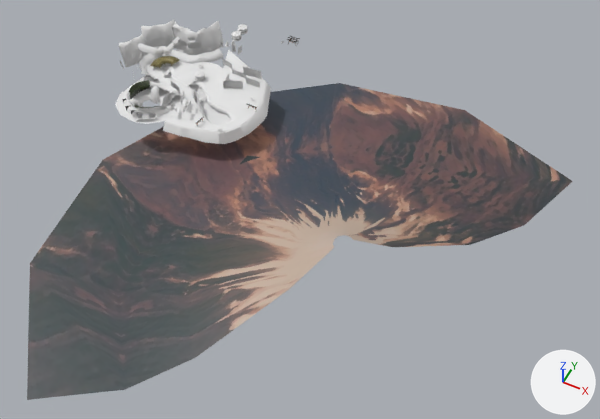
The Blender file media/trunk/tracks/zengarden/zenGarden.blend as it was, and as the next commit left it.
Camera for both pictures: a camera (50 mm lens) standing at (475.0, -780.0, 809.0) and looking at (148.0, -127.0, -8.0). Arrows for +X, +Y and +Z are at lower right; the lights stay in place. The first picture is the older version.
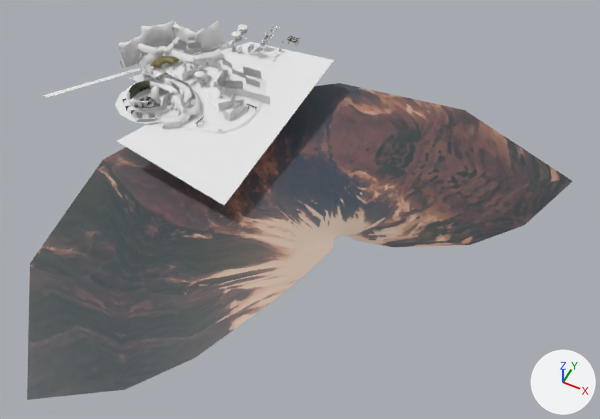
Location of each change, [x1, y1, x2, y2] in pixels of the pictures (600 x 419 px):
'Plane', shown: after [43, 37, 334, 205]
'Mesh.006', shown: after [154, 72, 200, 129]
'Mesh.097', shown: after [216, 79, 223, 87]
'Tree.001', shown: after [233, 101, 244, 109]
'Plane.002', shown: after [139, 97, 160, 107]
'Cube', shown: after [148, 97, 158, 106]
'Plane.024', shown: after [156, 99, 160, 105]
'Plane.019', shown: after [139, 100, 149, 103]
'Plane.020', shown: after [279, 46, 282, 51]
'Plane.022', shown: after [144, 94, 148, 99]

The change, as a diff of the scene's bpy script:
```diff
--- a/media/trunk/tracks/zengarden/zenGarden.blend.py
+++ b/media/trunk/tracks/zengarden/zenGarden.blend.py
@@ ob_mesh_006 @@
 ob_mesh_006.rotation_euler = (1.571, 0.0, 0.0)  # degrees (90, 0, 0)
-ob_mesh_006.hide_viewport = True
@@ ob_mesh_097 @@
 ob_mesh_097.scale = (1.19, 1.19, 1.19)
-ob_mesh_097.hide_set(True)  # its collection is switched off
@@ ob_tree_001 @@
 ob_tree_001.scale = (0.922, 0.922, 0.922)
-ob_tree_001.hide_set(True)  # its collection is switched off
@@ ob_mesh_104 @@
 ob_mesh_104.scale = (0.76, 0.76, 0.76)
-ob_mesh_104.hide_set(True)  # its collection is switched off
@@ ob_mesh_103 @@
 ob_mesh_103.scale = (0.76, 0.76, 0.76)
-ob_mesh_103.hide_set(True)  # its collection is switched off
@@ ob_mesh_100 @@
 ob_mesh_100.scale = (0.886, 0.886, 0.886)
-ob_mesh_100.hide_set(True)  # its collection is switched off
@@ ob_mesh_099 @@
 ob_mesh_099.scale = (1.34, 1.34, 1.34)
-ob_mesh_099.hide_set(True)  # its collection is switched off
@@ ob_mesh_094 @@
 ob_mesh_094.scale = (0.878, 0.878, 0.878)
-ob_mesh_094.hide_set(True)  # its collection is switched off
@@ ob_mesh_092 @@
 ob_mesh_092.rotation_euler = (1.571, 0.0, 1.4)  # degrees (90, 0, 80)
-ob_mesh_092.hide_set(True)  # its collection is switched off
@@ ob_mesh_090 @@
 ob_mesh_090.rotation_euler = (1.571, 0.0, 0.0)  # degrees (90, 0, 0)
-ob_mesh_090.hide_set(True)  # its collection is switched off
@@ ob_plane @@
 ob_plane.location = (0.0, 0.0, -2.0)
-ob_plane.hide_set(True)  # its collection is switched off
@@ ob_plane_028 @@
 ob_plane_028.scale = (0.891, 0.891, 0.891)
-ob_plane_028.hide_set(True)  # its collection is switched off
@@ ob_plane_027 @@
 ob_plane_027.scale = (0.73, 0.73, 0.73)
-ob_plane_027.hide_set(True)  # its collection is switched off
@@ ob_plane_026 @@
 ob_plane_026.scale = (0.803, 0.803, 0.803)
-ob_plane_026.hide_set(True)  # its collection is switched off
@@ ob_plane_025 @@
 ob_plane_025.scale = (0.661, 0.661, 0.661)
-ob_plane_025.hide_set(True)  # its collection is switched off
@@ ob_plane_024 @@
 ob_plane_024.scale = (0.789, 0.789, 0.789)
-ob_plane_024.hide_set(True)  # its collection is switched off
@@ ob_plane_023 @@
 ob_plane_023.scale = (0.6, 0.6, 0.6)
-ob_plane_023.hide_set(True)  # its collection is switched off
@@ ob_plane_021 @@
 ob_plane_021.scale = (0.6, 0.6, 0.6)
-ob_plane_021.hide_set(True)  # its collection is switched off
@@ ob_plane_020 @@
 ob_plane_020.scale = (0.789, 0.789, 0.789)
-ob_plane_020.hide_set(True)  # its collection is switched off
@@ ob_plane_022 @@
 ob_plane_022.scale = (0.789, 0.789, 0.789)
-ob_plane_022.hide_set(True)  # its collection is switched off
@@ ob_plane_019 @@
 ob_plane_019.location = (-151.0, -46.0, 0.0)
-ob_plane_019.hide_set(True)  # its collection is switched off
@@ ob_plane_018 @@
 ob_plane_018.location = (-151.0, -46.0, -3.0)
-ob_plane_018.hide_set(True)  # its collection is switched off
@@ ob_plane_016 @@
 ob_plane_016.scale = (0.777, 0.777, 0.777)
-ob_plane_016.hide_set(True)  # its collection is switched off
@@ ob_plane_011 @@
 ob_plane_011.scale = (0.777, 0.777, 0.777)
-ob_plane_011.hide_set(True)  # its collection is switched off
@@ ob_plane_010 @@
 ob_plane_010.location = (-141.0, -49.0, 0.0)
-ob_plane_010.hide_set(True)  # its collection is switched off
@@ ob_cube @@
 ob_cube.location = (-123.0, -47.0, 0.0)
-ob_cube.hide_set(True)  # its collection is switched off
@@ ob_plane_002 @@
 ob_plane_002.location = (-140.0, -47.0, 0.0)
-ob_plane_002.hide_set(True)  # its collection is switched off
@@ ob_mesh_091 @@
 ob_mesh_091.rotation_euler = (1.571, 0.0, 0.0)  # degrees (90, 0, 0)
-ob_mesh_091.hide_set(True)  # its collection is switched off
@@ ob_mesh_089 @@
 ob_mesh_089.rotation_euler = (1.571, 0.0, 0.0)  # degrees (90, 0, 0)
-ob_mesh_089.hide_set(True)  # its collection is switched off
@@ ob_mesh_082 @@
 ob_mesh_082.rotation_euler = (1.571, 0.0, 0.0)  # degrees (90, 0, 0)
-ob_mesh_082.hide_set(True)  # its collection is switched off
```
